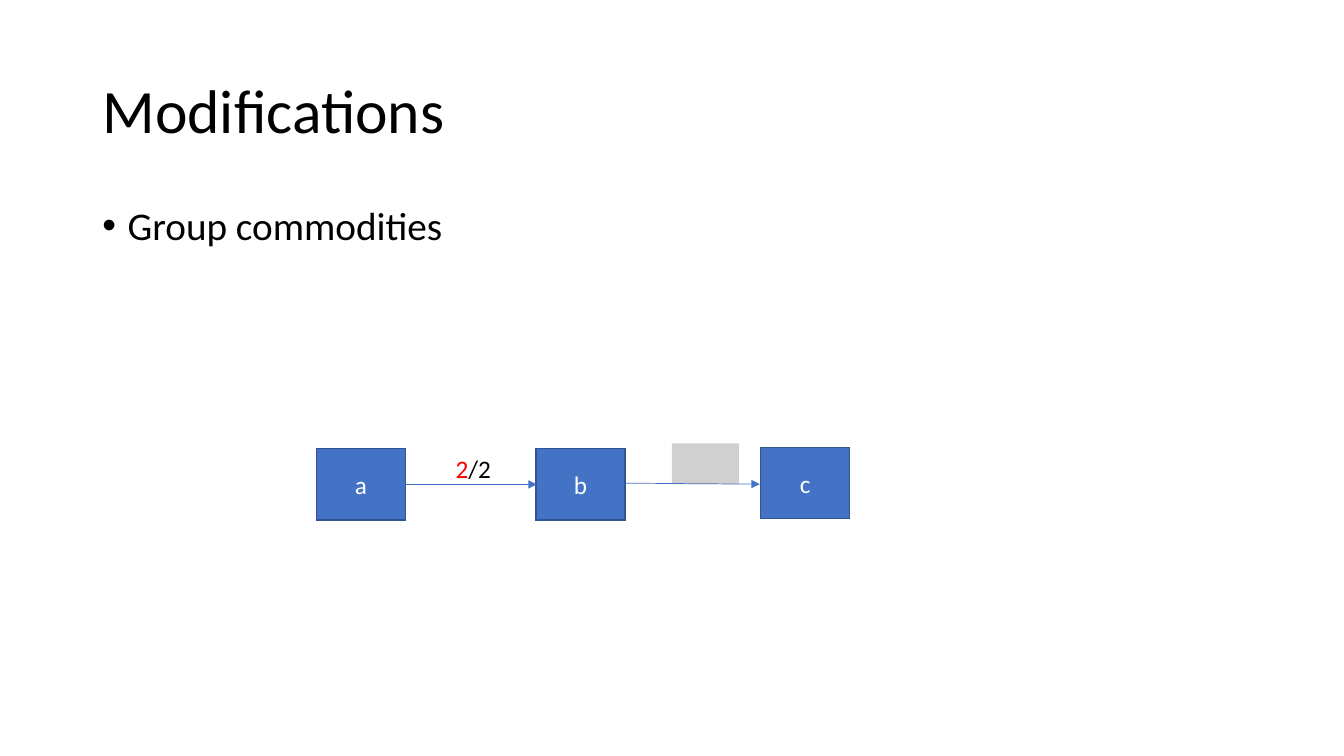
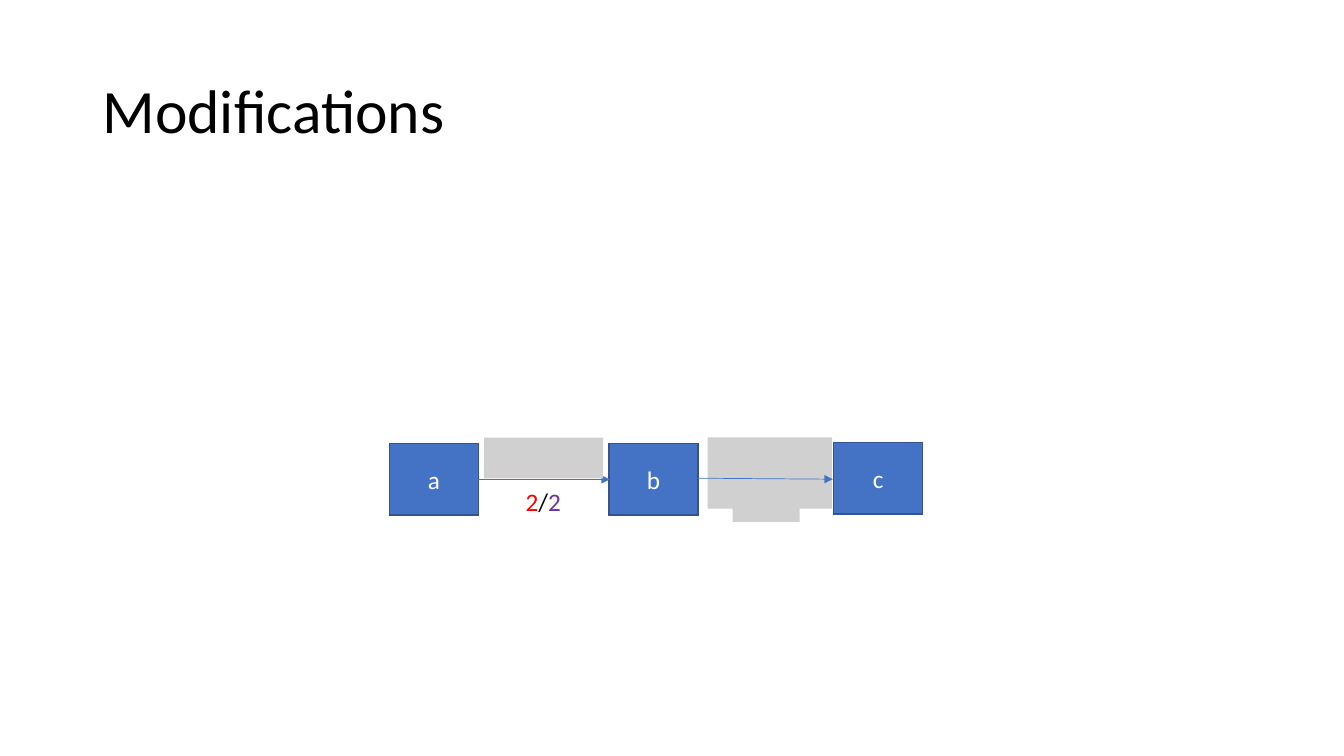
Before and after one commit to Speedphil544/Vortrag, a slide deck: slide 26 of MMCFP.pptx (slide 15 before the commit). Drawn at 1344x756 pixels with LibreOffice and Linux fonts; fonts in the diff are those of the drawing; grey boxes stand for pictures. Boxes give left, top, right and bottom in pixels: in the first picture for what was removed or moved away, otherwise in the second. Text is boxed around its words. In the diff, an @@ line names an element or a change of style, - is before the commit and + after.

```diff
--- a/MMCFP.pptx
+++ b/MMCFP.pptx
@@ text removed at (128, 212, 442, 247) @@
-• Group commodities
@@ rectangle "a": place and size @@
-rectangle "a" at (317, 449, 405, 520)
+rectangle "a" at (389, 444, 478, 515)
@@ picture added at (484, 438, 603, 478) @@
@@ picture removed at (673, 444, 739, 484) @@
@@ picture added at (708, 438, 832, 509) @@
@@ 2 rectangles, 2 arrows: place and size @@
-2 rectangles, 2 arrows at (405, 448, 850, 520)
+2 rectangles, 2 arrows at (479, 443, 923, 515)
@@ text "2/2": place and size @@
-text "2/2" at (456, 460, 491, 485)
+text "2/2" at (526, 493, 561, 512)
@@ text "2/2" at (526, 493, 561, 512): text colour #000000 to #7030A0 in "2/2" @@
@@ picture added at (733, 481, 800, 521) @@
```
Also in this commit, not shown: 7 other slides changed, 11 slides added.
